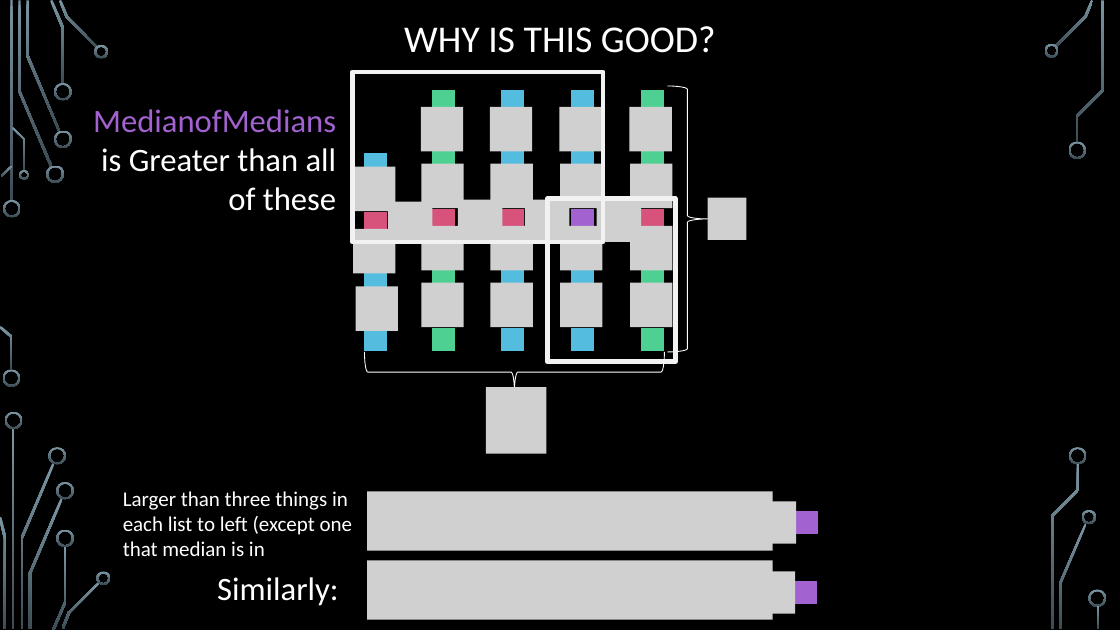
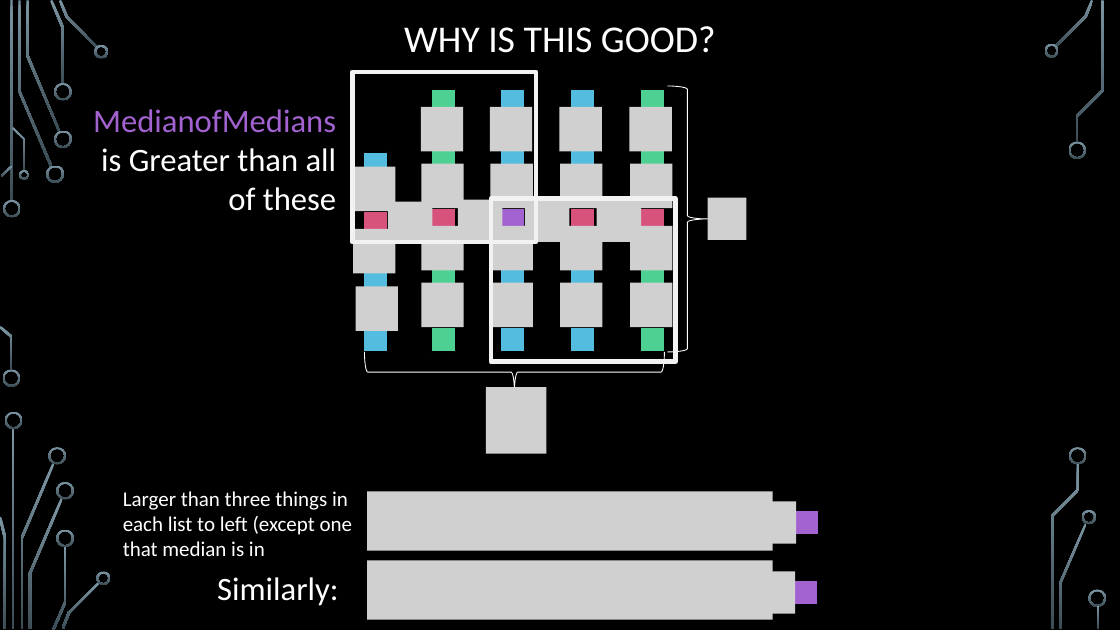
Before and after one commit to markfloryan/dsa2, a slide deck: slide 21 of slides/03-5-Quickselect.pptx. Drawn at 1120x630 pixels with LibreOffice and Linux fonts; fonts in the diff are those of the drawing; grey boxes stand for pictures; background and template pictures are left out. Boxes give left, top, right and bottom in pixels: in the first picture for what was removed or moved away, otherwise in the second. Text is boxed around its words. In the diff, an @@ line names an element or a change of style, - is before the commit and + after.

Commit message:
slide fixes

```diff
--- a/slides/03-5-Quickselect.pptx
+++ b/slides/03-5-Quickselect.pptx
@@ rectangle: place and size @@
-rectangle at (352, 72, 603, 242)
+rectangle at (352, 72, 536, 242)
@@ rectangle: place and size @@
-rectangle at (548, 198, 676, 361)
+rectangle at (491, 198, 676, 361)
@@ rectangle at (501, 208, 525, 233): fill #D7537B to #A262D0 @@
@@ rectangle at (570, 208, 594, 233): fill #A262D0 to #D7537B @@
```
Also in this commit, not shown: 2 other slides changed, 1 other file.
